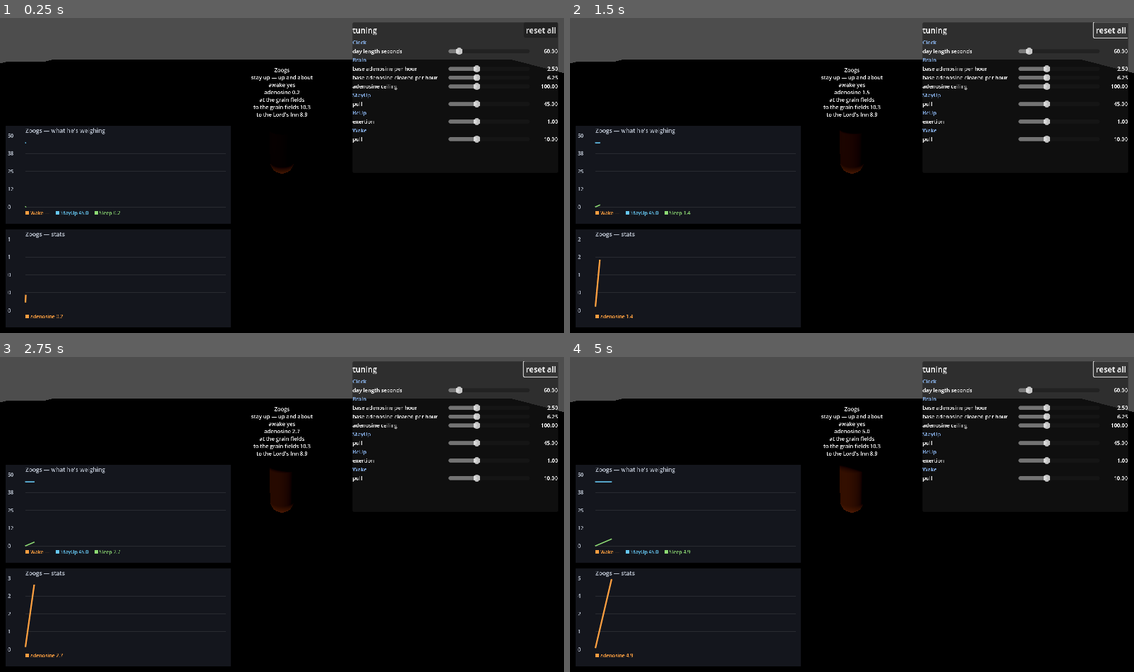
Above: before the commit, frames 1-4 (two rows, left to right).
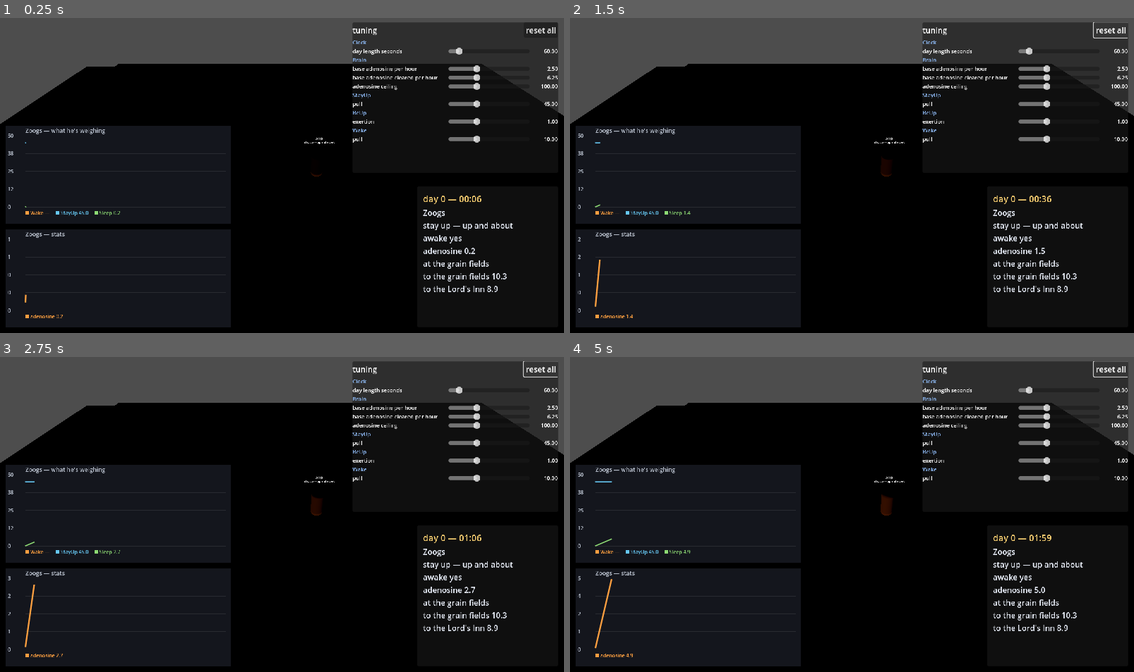
Above: after the commit, the same moments.

Repository: zmkram322/TheKingYouDontSee
Game: Godot game, scene res://game/game.tscn
Same seed, same stepped clock (60 frames per second), same inputs: the game is played once before the commit and once after it.
Inputs:
- Up to frame 1 (0.25 s): no input
- Up to frame 2 (1.5 s): click "reset all" at 1.25 s
- Up to frame 3 (2.75 s): no input
- Up to frame 4 (5 s): no input

The runs differ from the first frame. In frame 1, 4.8% of the frame differs, in the area x 0-100%, y 13-88%; in frame 2, 5.1%; in frame 3, 5.3%; in frame 4, 5.4%.

Commit message:
Read one man in a corner that holds still, and put a clock on screen
Not a rung — an instrument, beside the graph and the tuning board.

Dragging somebody around made his own readout unreadable: it rides over
his head, so it shrinks with distance, turns side-on and hides behind
things, which is fine for a name and hopeless for a stat list. The two
jobs split. The name plate follows him and now says only who he is and
what he is doing — which is what you need at a glance and what still
works with thirteen of them floating over a town. Everything else moved
to PersonReadout, bottom right, which does not move.

It also carries the CLOCK, and that gap was worse than the camera one.
Every number in this project is denominated in world hours and nothing
on screen has ever said what hour it was — working out that Zoogs turns
in at 18:01 needed a throwaway script that pumped the simulation. A day
and a time in the corner is most of what makes the rest mean anything:
"asleep" says little, "asleep, and it is 09:17" says the schedule has
come off the sun.

Camera pulled back and up to (-2, 11, 14), pitched 38 degrees, so the
fields and the Inn are both in frame with room to walk between them at
rung 4. Nudge it; it is one node.

Person._readout_text() becomes two: get_name_plate_text() over his head,
get_readout_text() for anything with the room to show it. One source of
truth either way, so a stat added to Stats still appears in both without
this file changing.

Nine claims still green, 18.01 and 23.62 unmoved. The node_paths scan
covers the new panel's two wires.

Co-Authored-By: Claude Opus 5 <noreply@anthropic.com>
Claude-Session: https://claude.ai/code/session_014fGSXW6fNmUe2VW3KYqdYd

Diff:
--- a/tkyds-game/game/game.tscn
+++ b/tkyds-game/game/game.tscn
@@ -8,6 +8,7 @@
 [ext_resource type="Script" path="res://game/population.gd" id="6_population"]
 [ext_resource type="Script" path="res://game/town.gd" id="7_town"]
 [ext_resource type="Script" uid="uid://c3yankxrk447k" path="res://game/place.gd" id="8_place"]
+[ext_resource type="PackedScene" path="res://game/ui/person_readout.tscn" id="9_person_readout"]
 
 [sub_resource type="Environment" id="Environment_sky"]
 background_color = Color(0.55, 0.68, 0.78, 1)
@@ -77,7 +78,7 @@
 current_place = NodePath("../../Town/Fields")
 
 [node name="Camera" type="Camera3D" parent="."]
-transform = Transform3D(1, 0, 0, 0, 0.87, 0.5, 0, -0.5, 0.87, 0, 4.5, 8)
+transform = Transform3D(1, 0, 0, 0, 0.788, 0.616, 0, -0.616, 0.788, -2, 11, 14)
 fov = 55.0
 
 [node name="Screen" type="CanvasLayer" parent="."]
@@ -96,5 +97,10 @@
 show_stats = false
 title = "Zoogs — what he's weighing"
 
+[node name="PersonReadout" parent="Screen" node_paths=PackedStringArray("person", "clock") instance=ExtResource("9_person_readout")]
+layout_mode = 3
+person = NodePath("../../Population/Zoogs")
+clock = NodePath("../../Clock")
+
 [node name="TuningBoard" parent="Screen" instance=ExtResource("5_tuning_board")]
 watching = Array[NodePath]([NodePath("../../Clock"), NodePath("../../Population/Zoogs/Brain"), NodePath("../../Population/Zoogs/Brain/StayUp"), NodePath("../../Population/Zoogs/Brain/StayUp/BeUp"), NodePath("../../Population/Zoogs/Brain/Wake")])
--- a/tkyds-game/game/person.gd
+++ b/tkyds-game/game/person.gd
@@ -138,7 +138,7 @@
 # and the day Population starts thinking for him every fourth frame, the text
 # above his head would freeze between thoughts.
 func _process(_delta: float) -> void:
-	readout.text = _readout_text()
+	readout.text = get_name_plate_text()
 
 
 func _apply_tint() -> void:
@@ -148,10 +148,21 @@
 	_shape.material_override = material
 
 
-# What's floating over his head: his name, what he's doing, and every stat he
-# has. The stats are listed rather than named one by one so that adding one to
-# Stats makes it show up here without this file changing.
-func _readout_text() -> String:
+# What floats over his head — who he is and what he is doing, and deliberately
+# nothing else. It travels with him, so it shrinks with distance and turns
+# side-on, and thirteen stat lists floating over a town is soup. Everything you
+# need to tell one man from another at a glance, and not one line more.
+#
+# The detail lives in PersonReadout, which sits still in a corner and shows one
+# man closely. That split is why this is short.
+func get_name_plate_text() -> String:
+	return "\n".join([person_name, brain.describe_current_action()])
+
+
+# Everything about him, for something that has the room to show it. The stats
+# are listed rather than named one by one so that adding one to Stats makes it
+# show up here without this file changing.
+func get_readout_text() -> String:
 	var lines := [person_name, brain.describe_current_action()]
 	# Asked for by name rather than picked up off the stat list, because being
 	# awake isn't a stat he carries — see Brain.is_awake.
--- /dev/null
+++ b/tkyds-game/game/ui/person_readout.gd
@@ -0,0 +1,86 @@
+class_name PersonReadout
+extends PanelContainer
+
+# One man, read closely, in a corner that doesn't move.
+#
+# The Label3D over a person's head is the right place for WHO HE IS — you need
+# that at a glance, for everybody, while they walk around. It is the wrong place
+# for detail: it shrinks with distance, turns side-on, hides behind things, and
+# at thirteen people a stat list over every head is soup. So the two split. The
+# name plate follows him; this stays still and says everything.
+#
+# It also carries the CLOCK, which nothing on screen showed until now. Every
+# number in this project is denominated in world hours, and until this panel
+# existed the only way to find out what hour it actually was in a running game
+# was to pump the simulation in a script and print it. A day and a time, in the
+# corner, is most of what makes the rest of the readout mean anything — "asleep"
+# says very little; "asleep, and it is 09:17" says the schedule has drifted.
+#
+# Dropping it in: the root is a Control, so in a 3D scene it needs a CanvasLayer
+# parent, and the node's own header line in the .tscn needs
+# `node_paths=PackedStringArray("person", "clock")` or both silently load as
+# null. Same trap as StatGraph, same fix.
+#
+# Read-only, always. It never writes anything back.
+
+const TEXT_COLOR := Color(0.88, 0.90, 0.94)
+const CLOCK_COLOR := Color(0.98, 0.82, 0.45)
+const PADDING := 12
+
+@export var person: Person
+@export var clock: Clock
+
+# Big enough to read from across the room while you drag something with the
+# other hand, which is the actual use.
+@export var font_size := 16
+
+var _clock_line: Label
+var _detail: Label
+
+
+func _ready() -> void:
+	# Says so out loud rather than sitting there empty. A panel with nobody to
+	# watch looks exactly like a panel watching a man who is doing nothing.
+	if person == null:
+		push_warning("PersonReadout has nobody to watch")
+	if clock == null:
+		push_warning("PersonReadout has no Clock — it will not say what time it is")
+	_build()
+
+
+# Built here rather than authored in the .tscn so the scene stays one node and
+# the layout can't drift out of step with what the text expects.
+func _build() -> void:
+	var margin := MarginContainer.new()
+	for side in ["left", "right", "top", "bottom"]:
+		margin.add_theme_constant_override("margin_" + side, PADDING)
+	add_child(margin)
+
+	var rows := VBoxContainer.new()
+	margin.add_child(rows)
+
+	_clock_line = Label.new()
+	_clock_line.add_theme_font_size_override("font_size", font_size + 2)
+	_clock_line.add_theme_color_override("font_color", CLOCK_COLOR)
+	rows.add_child(_clock_line)
+
+	_detail = Label.new()
+	_detail.add_theme_font_size_override("font_size", font_size)
+	_detail.add_theme_color_override("font_color", TEXT_COLOR)
+	rows.add_child(_detail)
+
+
+# Redrawn every frame the eye sees, deliberately — NOT once per simulated tick.
+# Presentation follows the frame rate, not the clock: fold this into anything a
+# harness pumps and a thousand pumped ticks would rebuild a label a thousand
+# times for nobody, and the day Population thinks for him every fourth frame the
+# text here would freeze between thoughts.
+func _process(_delta: float) -> void:
+	if clock != null:
+		_clock_line.text = clock.get_text()
+	# Read through is_instance_valid, always: queue_free() does not null your
+	# reference, so `== null` stays false and the next property read errors. A
+	# panel is exactly the kind of thing left pointing at somebody who died.
+	if person == null or not is_instance_valid(person):
+		return
+	_detail.text = person.get_readout_text()
--- /dev/null
+++ b/tkyds-game/game/ui/person_readout.tscn
@@ -0,0 +1,17 @@
+[gd_scene load_steps=2 format=3]
+
+[ext_resource type="Script" path="res://game/ui/person_readout.gd" id="1_person_readout"]
+
+[node name="PersonReadout" type="PanelContainer"]
+anchors_preset = 3
+anchor_left = 1.0
+anchor_top = 1.0
+anchor_right = 1.0
+anchor_bottom = 1.0
+offset_left = -300.0
+offset_top = -300.0
+offset_right = -12.0
+offset_bottom = -12.0
+grow_horizontal = 0
+grow_vertical = 0
+script = ExtResource("1_person_readout")
Not shown: 1 places in tkyds-game/game/game.tscn that only renumber resources
Not shown, added: tkyds-game/game/ui/person_readout.gd.uid
